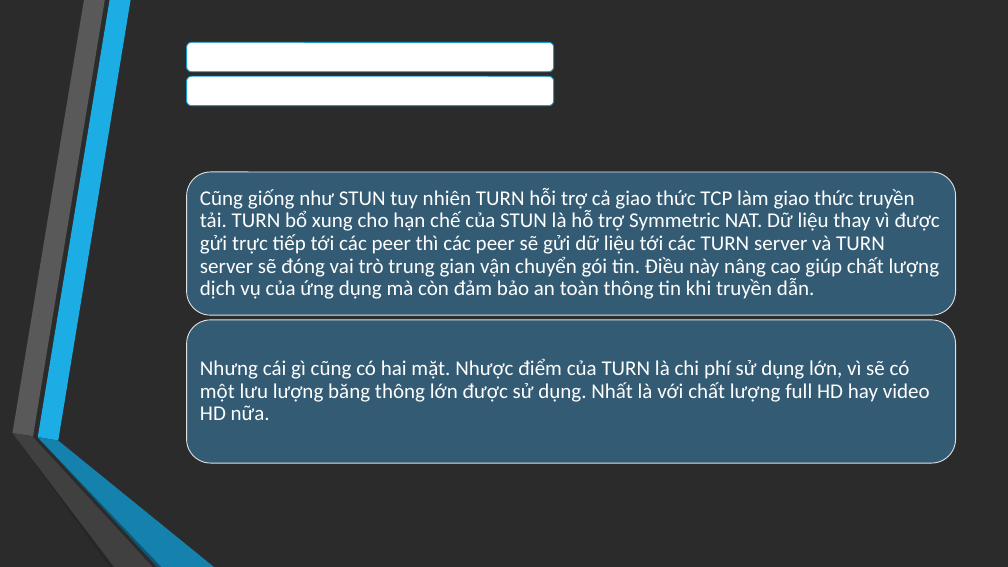
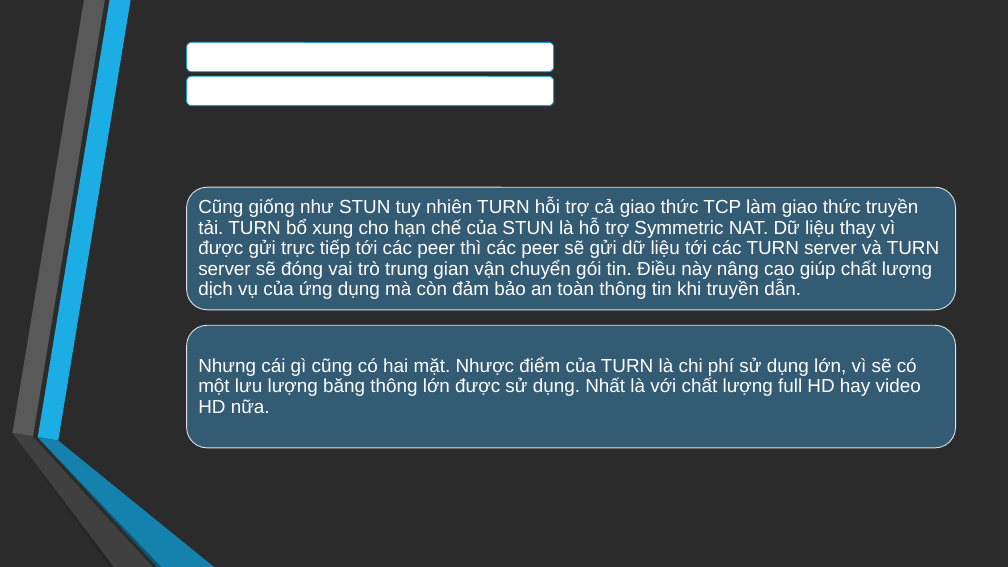
Before and after one commit to ducthangwru/MeReal, a slide deck: slide 10 of report/Slide_DoAnTotNghiep.pptx. Drawn at 1008x567 pixels with LibreOffice and Linux fonts; fonts in the diff are those of the drawing; background and template pictures are left out; a plain dark background stands for a picture behind light text. Boxes give left, top, right and bottom in pixels: in the first picture for what was removed or moved away, otherwise in the second. Text is boxed around its words. In the diff, an @@ line names an element or a change of style, - is before the commit and + after.

```diff
--- a/report/Slide_DoAnTotNghiep.pptx
+++ b/report/Slide_DoAnTotNghiep.pptx
@@ rounded rectangle: place and size @@
-rounded rectangle at (187, 172, 956, 315)
+rounded rectangle at (187, 188, 956, 310)
@@ text "Cũng giống như STUN tuy ...": place and size @@
-text "Cũng giống như STUN tuy ..." at (200, 188, 940, 299)
+text "Cũng giống như STUN tuy ..." at (198, 199, 939, 299)
@@ text "Cũng giống như STUN tuy ..." at (198, 199, 939, 299): size 20 to 18 pt, font Calibri to Arial @@
@@ rounded rectangle: place and size @@
-rounded rectangle at (187, 320, 956, 463)
+rounded rectangle at (187, 325, 956, 448)
@@ text "Nhưng cái gì cũng có ..." at (198, 357, 921, 413): size 20 to 18 pt, font Calibri to Arial @@
```
Also in this commit, not shown: 10 other slides changed, 2 slides added, 1 slide removed.
